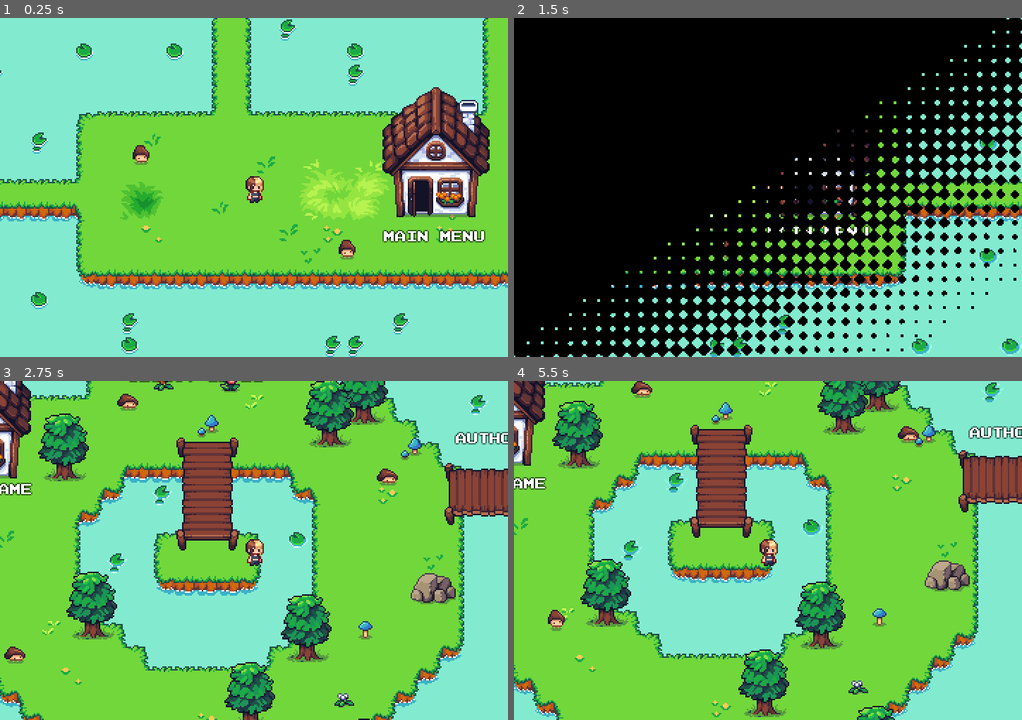
Above: before the commit, frames 1-4 (two rows, left to right).
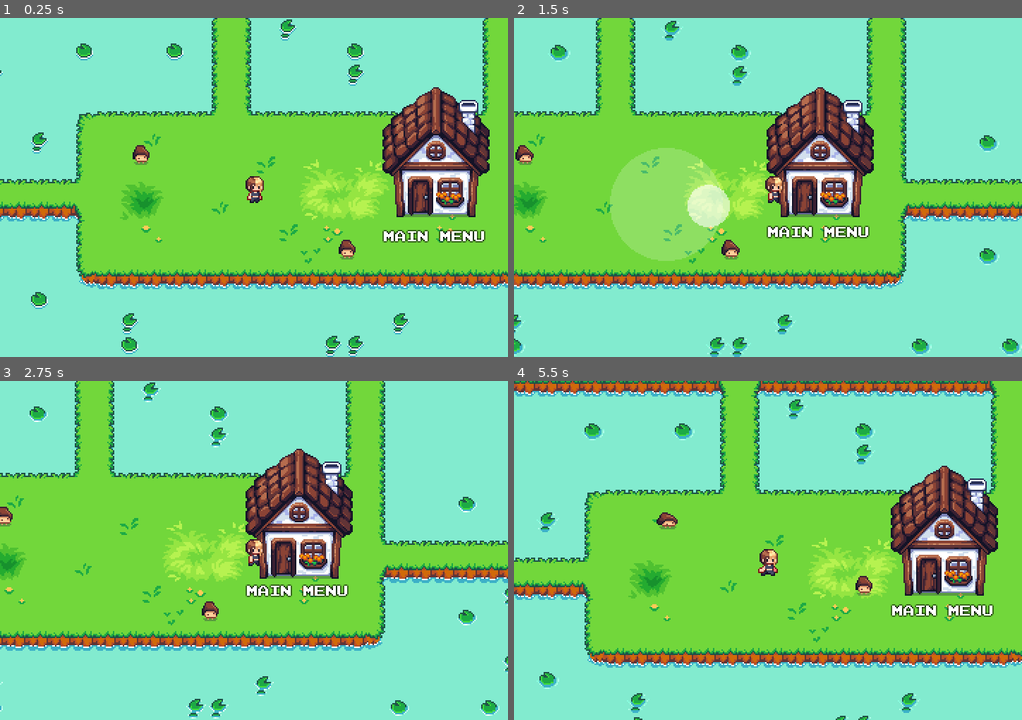
Above: after the commit, the same moments.

Repository: dmitrii-eremin/watch-your-step
Game: Godot game, scene res://scenes/levels/select_level.tscn
Same seed, same stepped clock (60 frames per second), same inputs: the game is played once before the commit and once after it. This scene is started directly instead of the project's main scene.
Inputs (mouse positions are in pixels of both pictures, inside the frame that each line leads up to):
- Up to frame 1 (0.25 s): no input
- Up to frame 2 (1.5 s): tap Enter (ui_accept) at 0.5, 0.77 s; move the mouse to (879, 170) at 0.52 s; hold Right (go_right) 0.53-1.25 s; click (879, 170) at 0.67 s; drag from (666, 204) to (839, 211) at 1.27 s
- Up to frame 3 (2.75 s): move the mouse to (304, 475) at 2.02 s; hold Right (go_right) from 2.03 s (still down)
- Up to frame 4 (5.5 s): release Right (go_right) at 2.75 s; drag from (742, 618) to (641, 401) at 2.77 s; move the mouse to (920, 601) at 3.52 s; hold Left (go_left) 3.53-4.25 s; tap Enter (ui_accept) at 3.77 s; drag from (615, 499) to (651, 428) at 4.27 s; move the mouse to (793, 550) at 5.02 s; hold Down (go_down) from 5.03 s (still down); click (793, 550) at 5.17 s

The runs differ from the first frame. In frame 1, 0.2% of the frame differs, in the area x 80-85%, y 48-59%; in frame 2, 78%; in frame 3, 74%; in frame 4, 82%, in the area x 0-100%, y 0-100%.

Commit message:
added levels selection

Diff:
--- a/scenes/levels/menu_level.tscn
+++ b/scenes/levels/menu_level.tscn
@@ -29,11 +29,11 @@
 y_sort_enabled = true
 
 [node name="StartGameHouse" parent="YSortedObjects/Houses" index="0" instance=ExtResource("3_rviff")]
-position = Vector2(20, 32)
+position = Vector2(184, -55)
 label_text = "START GAME"
 
 [node name="SelectLevelHouse" parent="YSortedObjects/Houses" index="1" instance=ExtResource("3_rviff")]
-position = Vector2(176, -48)
+position = Vector2(16, -3)
 label_text = "SELECT LEVEL"
 
 [node name="Trees" type="Node2D" parent="YSortedObjects" index="3"]
--- a/scenes/levels/select_level.gd
+++ b/scenes/levels/select_level.gd
@@ -11,6 +11,7 @@
 func _update_house_labels() -> void:
 	var houses: Array = get_tree().get_nodes_in_group(&"house")
 	for house in houses:
+		house.open_door(false)
 		_update_house_label(house)
 
 func _update_house_label(house: Node2D) -> void:
@@ -22,10 +23,26 @@
 		return
 
 	var scores: Scores = Scores.new()
+	var is_opened: bool = scores.get_score(scene_name) > 0 || Globals.get_level_to_continue() == scene_name
+
 	var collected: String = ("%d" % [scores.get_score(scene_name)]) if scores.get_score(scene_name) > 0 else "?"
 	var target: String = ("%d" % [scores.get_target(scene_name)]) if scores.get_target(scene_name) > 0 else "?"
-	house.set_house_label("LEVEL %s\n%s/%s" % [info.name, collected, target])
+	if is_opened:
+		house.set_house_label("LEVEL %s\n%s/%s" % [info.name, collected, target])
+	else:
+		house.set_house_label("???\n?/?")
+	house.open_door(is_opened)
 
 func _on_house_player_hit(_point: Node2D, scene_name: String) -> void:
+	var found_level_name: String = ""
+	for level_name in Globals.LEVELS.keys():
+		if Globals.LEVELS[level_name].path.contains(scene_name):
+			found_level_name = level_name
+			break
+
+	var scores: Scores = Scores.new()
+	var is_opened: bool = scores.get_score(found_level_name) > 0 || Globals.get_level_to_continue() == found_level_name
+	if not is_opened:
+		return
 	var target_scene = "res://scenes/levels/%s.tscn" % [scene_name]
 	Transition.change_scene(target_scene)
--- a/scenes/menu_level.gd
+++ b/scenes/menu_level.gd
@@ -8,7 +8,7 @@
 	_original_mushroom_house.call_deferred("queue_free")
 
 func _on_start_game(_point: Node2D) -> void:
-	Globals.current_level = Globals.level_to_continue
+	Globals.current_level = Globals.get_level_to_continue()
 	Transition.change_scene(Globals.LEVELS[Globals.current_level].path)
 
 func _on_select_level_house_player_hit(point: Node2D) -> void:
--- a/scenes/secret_npc.gd
+++ b/scenes/secret_npc.gd
@@ -1,6 +1,6 @@
 extends CharacterBody2D
 
-const _not_ready_yet: String = "You are not ready yet.\nCome back later."
+const _not_ready_yet: String = "I am not ready yet\nCome back later."
 
 @onready var _label: Label = $Label
 
--- a/sources/globals.gd
+++ b/sources/globals.gd
@@ -42,7 +42,6 @@
 }
 
 var current_level: String = "level00"
-var level_to_continue: String = "level00"
 
 var target_mushrooms_count: int = 0
 var collected_mushrooms_count: int = 0
@@ -55,3 +54,12 @@
 	if current_index == -1 or current_index == keys.size() - 1:
 		return ""
 	return keys[current_index + 1]
+
+func get_level_to_continue() -> String:
+	var scores: Scores = Scores.new()
+	var levels = LEVELS.keys()
+
+	for level_name in levels:
+		if scores.get_score(level_name) == 0:
+			return level_name
+	return levels[levels.size() - 1]
